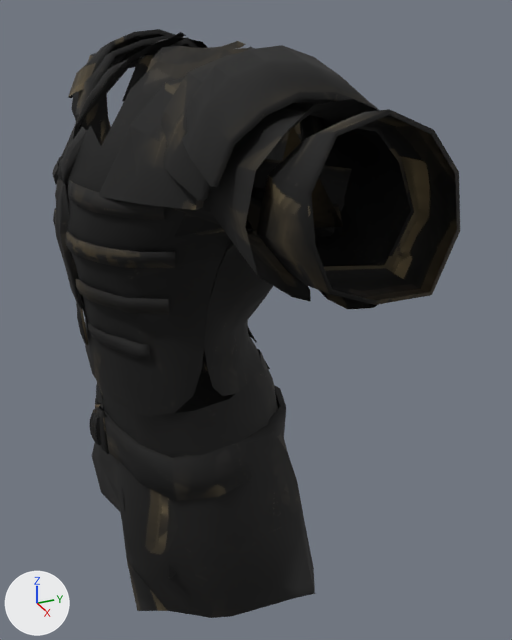
One commit to the glTF model assets/modeles/armures/porte/cuirasse_os.glb: the scene before it, then after it.
Camera for both pictures: a 50 mm camera at (1.074, -0.317, 1.648) aimed at (0.047, 0.145, 1.135). Every picture has the same lights, and +X, +Y and +Z are marked at lower left. The picture after the commit comes second. Vertices at exactly the same position are counted once.

Names of what the first picture shows: 'cuirasse_os'.
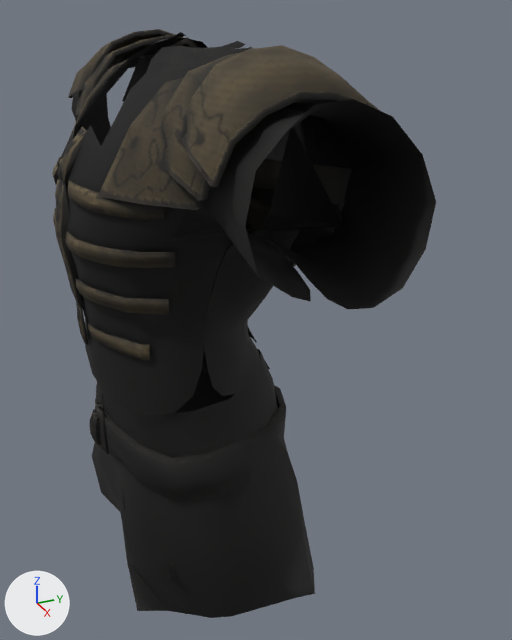
What changed in the scene script:
```text
Change me_cuirasse_os:
    used by ob_cuirasse_os; location = (0.0, 0.0, 0.0)
    remove me_cuirasse_os.from_pydata(...)  # 2334 vertices, 3582 faces; spans x -0.508..0.508, y -0.165..0.214, z 0.648..1.594
    add me_cuirasse_os.from_pydata(...)  # 2234 vertices, 3422 faces; spans x -0.445..0.445, y -0.165..0.214, z 0.648..1.594
    me_cuirasse_os part 1: the loose piece of 50 vertices spanning x 0.422..0.508, y -0.026..0.18, z 1.353..1.553 is deleted
    me_cuirasse_os part 2: 3399 kept faces spanning x -0.445..0.445, y -0.165..0.214, z 0.648..1.594 get new texture (UV) coordinates
    other edits to the shape of me_cuirasse_os do not show in these pictures
```

Where the change shows, as pixel boxes [x1, y1, x2, y2] in the pictures (512 x 640 px):
'cuirasse_os', reshaped: before [52, 29, 460, 618]; after [52, 29, 436, 618]
part 1 of me_cuirasse_os, deleted: before [256, 109, 460, 305]
part 2 of me_cuirasse_os, surface changed: before [52, 30, 407, 611]; after [52, 30, 436, 611]
